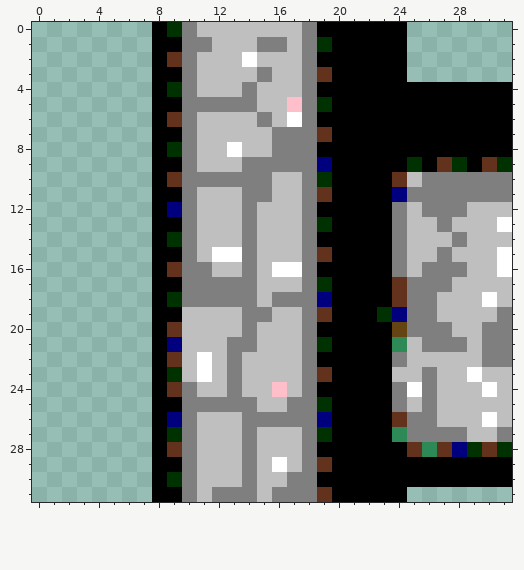
Edited in one commit: pixel-art sprite (wall/flagstone/flagstone_7.base.111.png). The picture above was drawn from the file before the commit.
The file is 32x32 pixels.
The result:
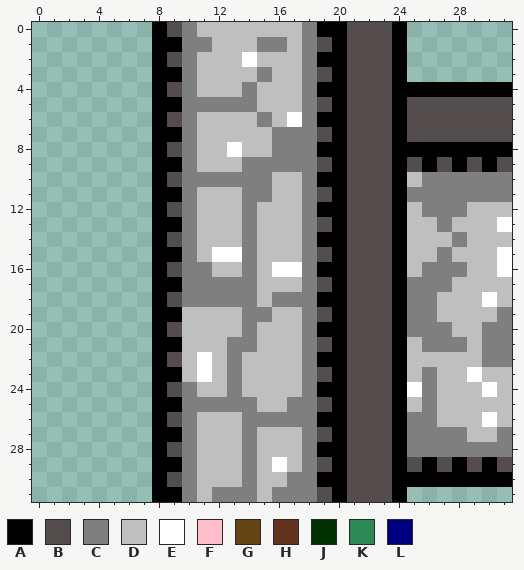
Palette (. is transparent): A #000000  B #534d4d  C #7f7f7f  D #bfbfbf  E #ffffff  F #febfca  G #634412  H #63321d  J #003100  K #2d8a56  L #00007f
Edits made:
y 0: x 9 J -> B; x 21..23 AAA -> BBB
y 1: x 19 J -> B; x 21..23 AAA -> BBB
y 2: x 9 H -> B; x 21..23 AAA -> BBB
y 3: x 19 H -> B; x 21..23 AAA -> BBB
y 4: x 9 J -> B; x 21..23 AAA -> BBB
y 5: x 17 F -> D; x 19 J -> B; x 21..23 AAA -> BBB; x 25..31 AAAAAAA -> BBBBBBB
y 6: x 9 H -> B; x 21..23 AAA -> BBB; x 25..31 AAAAAAA -> BBBBBBB
y 7: x 19 H -> B; x 21..23 AAA -> BBB; x 25..31 AAAAAAA -> BBBBBBB
y 8: x 9 J -> B; x 21..23 AAA -> BBB
y 9: x 19 L -> B; x 21..23 AAA -> BBB; x 25 J -> B; x 27..31 HJAHJ -> BABAB
y 10: x 9 H -> B; x 19 J -> A; x 21..24 AAAH -> BBBA
y 11: x 19 H -> B; x 21..24 AAAL -> BBBA
y 12: x 9 L -> B; x 21..24 AAAC -> BBBA
y 13: x 19 J -> B; x 21..24 AAAC -> BBBA
y 14: x 9 J -> B; x 21..24 AAAC -> BBBA
y 15: x 19 H -> B; x 21..24 AAAC -> BBBA
y 16: x 9 H -> B; x 21..24 AAAC -> BBBA
y 17: x 19 J -> B; x 21..24 AAAH -> BBBA
y 18: x 9 J -> B; x 19 L -> A; x 21..24 AAAH -> BBBA
y 19: x 19 H -> B; x 21..24 AAJL -> BBBA
y 20: x 9 H -> B; x 21..24 AAAG -> BBBA
y 21: x 9 L -> A; x 19 J -> B; x 21..24 AAAK -> BBBA
y 22: x 9 H -> B; x 21..24 AAAC -> BBBA
y 23: x 9 J -> A; x 19 H -> B; x 21..24 AAAD -> BBBA
y 24: x 9 H -> B; x 16 F -> D; x 21..24 AAAC -> BBBA
y 25: x 19 J -> B; x 21..24 AAAC -> BBBA
y 26: x 9 L -> B; x 19 L -> A; x 21..24 AAAH -> BBBA
y 27: x 9 J -> A; x 19 J -> B; x 21..24 AAAK -> BBBA
y 28: x 9 H -> B; x 21..23 AAA -> BBB; x 25..31 HKHLJHJ -> CCCCCCC
y 29: x 19 H -> B; x 21..23 AAA -> BBB; x 25 A -> B; x 27 A -> B; x 29 A -> B; x 31 A -> B
y 30: x 9 J -> B; x 21..23 AAA -> BBB
y 31: x 19 H -> B; x 21..23 AAA -> BBB
Pixel boxes of the changes (left, top, right, bottom) in both pictures:
changed: (167, 22, 182, 487)
changed: (272, 22, 512, 502)
